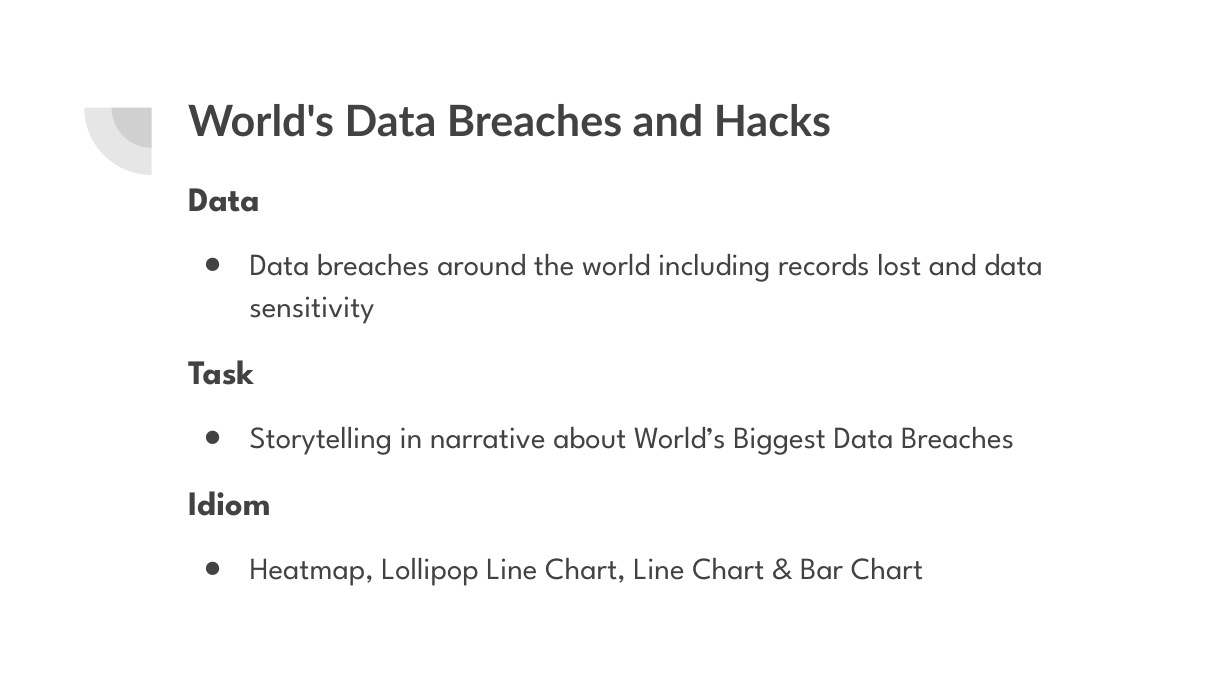
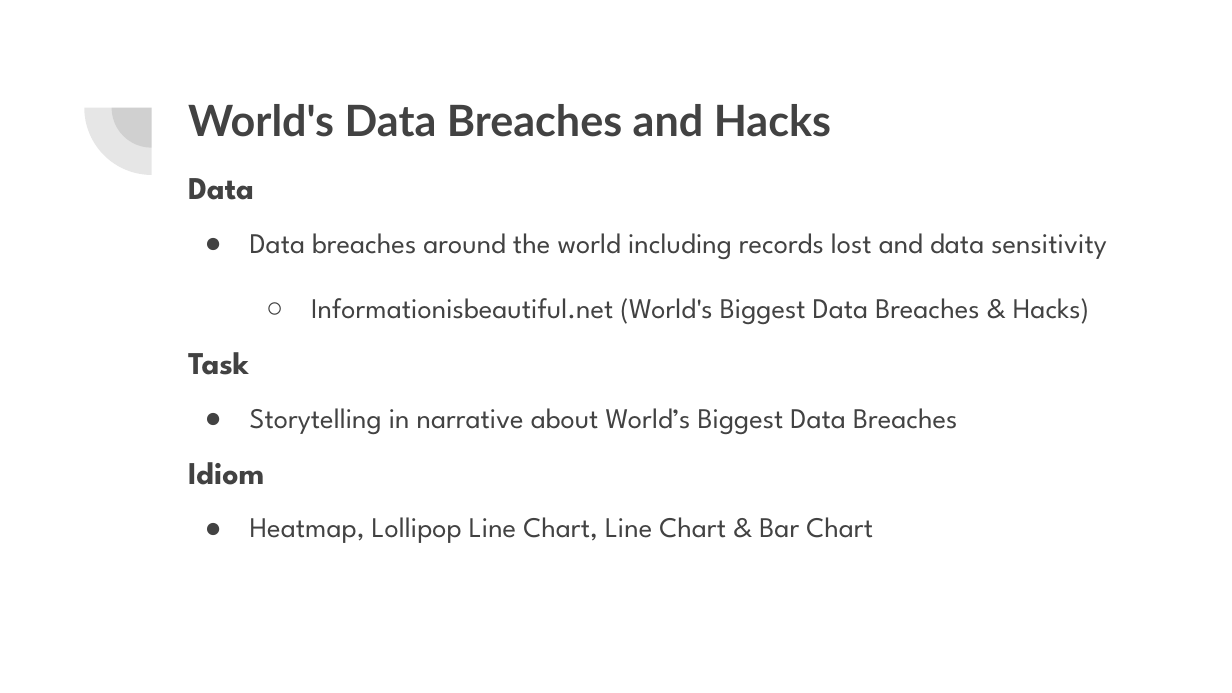
Before and after one commit to cht39482/CSC3007-project, a slide deck: slide 2 of Slides/CSC3007- Milestone 2 (Group 1).pptx. Drawn at 1232x693 pixels with LibreOffice and Linux fonts; fonts in the diff are those of the drawing. Boxes give left, top, right and bottom in pixels: in the first picture for what was removed or moved away, otherwise in the second. Text is boxed around its words. In the diff, an @@ line names an element or a change of style, - is before the commit and + after.

```diff
--- a/Slides/CSC3007- Milestone 2 (Group 1).pptx
+++ b/Slides/CSC3007- Milestone 2 (Group 1).pptx
@@ text at (188,178,1106,543): size 20 to 18.5 pt in "Data", "Task", "Idiom"; size 18 to 16.6 pt in "Data breaches around the world including records ...", "Storytelling in narrative about World’s Biggest Data ...", "Heatmap, Lollipop Line Chart, Line Chart & ..."; line spacing 1.15 to 0.95; indent changed @@
@@ text at (311,298,1089,324): paragraph added @@
+  ○ Informationisbeautiful.net (World's Biggest Data Breaches & Hacks)
```
